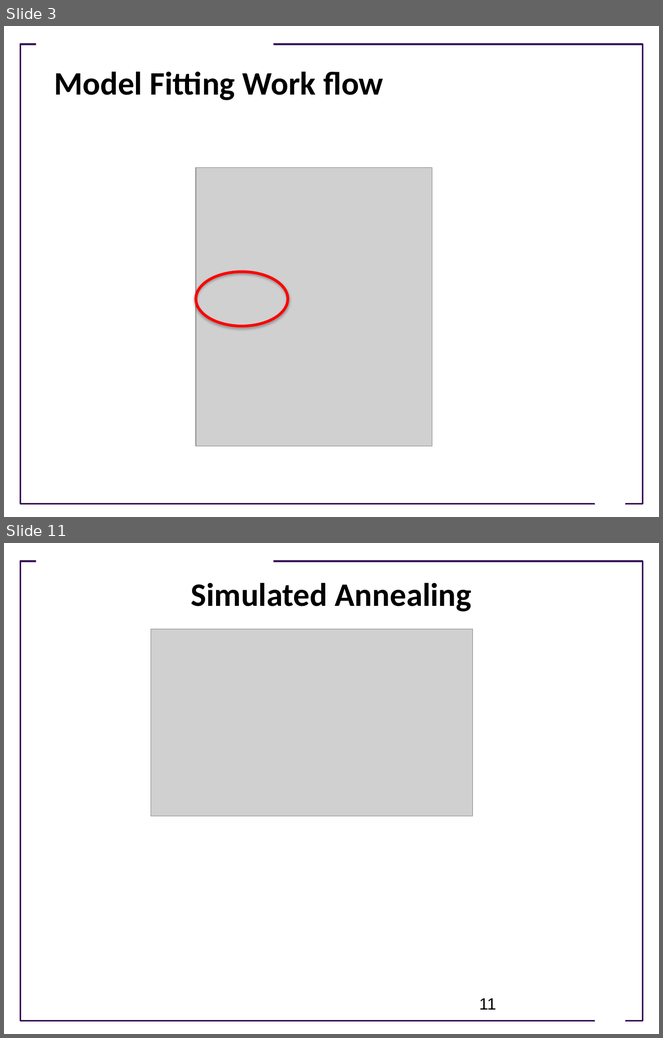
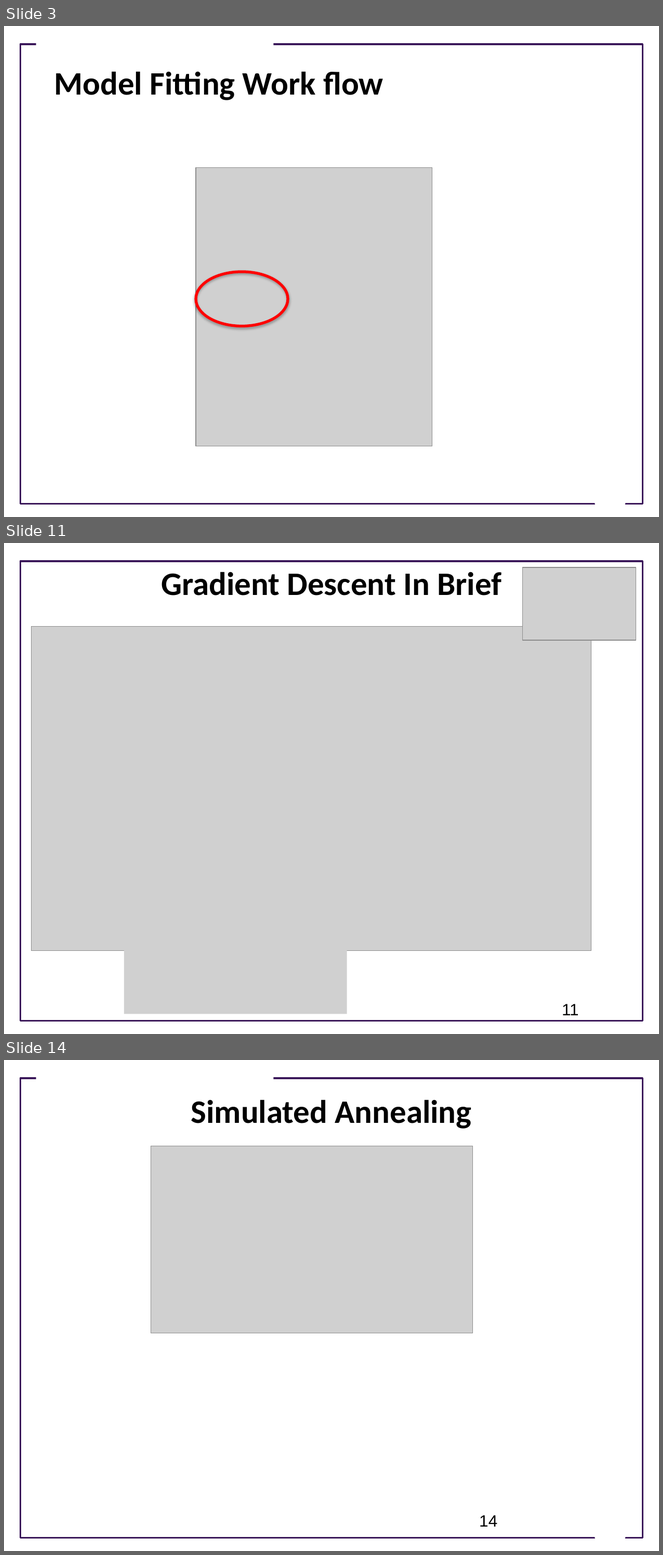
Before and after one commit to ModelEngineering/advancing-biomedical-models, a slide deck: Lectures/Lecture_8_Model_Fitting_Optimization_Techniques.pptx. Shown one above the other, each under a label of ours: slides 3 and 11 before the commit, slides 3, 11 and 14 after it; the slides between them are not shown. The pictures are 663x1038 and 663x1555 pixels, drawn with LibreOffice and Linux fonts; fonts in the diff are those of the drawing; grey boxes stand for pictures; background and template pictures are left out. Boxes give left, top, right and bottom in pixels: in the first picture for what was removed or moved away, otherwise in the second. Text is boxed around its words. In the diff, an @@ line names an element or a change of style, - is before the commit and + after.

```diff
--- a/Lectures/Lecture_8_Model_Fitting_Optimization_Techniques.pptx
+++ b/Lectures/Lecture_8_Model_Fitting_Optimization_Techniques.pptx
@@ slide 11 added at box(4, 543, 659, 1034), background #FFFFFF; not listed: 1 template element that a slide beside it also shows @@
@@ title added at box(161, 572, 502, 596), 36 pt, text #000000, bold @@
+Gradient Descent In Brief
@@ picture added at box(523, 567, 636, 640) @@
@@ picture added at box(32, 626, 592, 951) @@
@@ picture added at box(135, 707, 176, 733) @@
@@ picture added at box(124, 941, 347, 1014) @@
@@ page number added at box(562, 1004, 579, 1016), 18 pt, text #000000 @@
+11
@@ what was slide 11 is now slide 14 @@
@@ page number at box(479, 1516, 497, 1527): text changed @@
-11
+14
```
Also in this commit, not shown: 3 slides changed, 6 other slides added, 4 slides removed.
